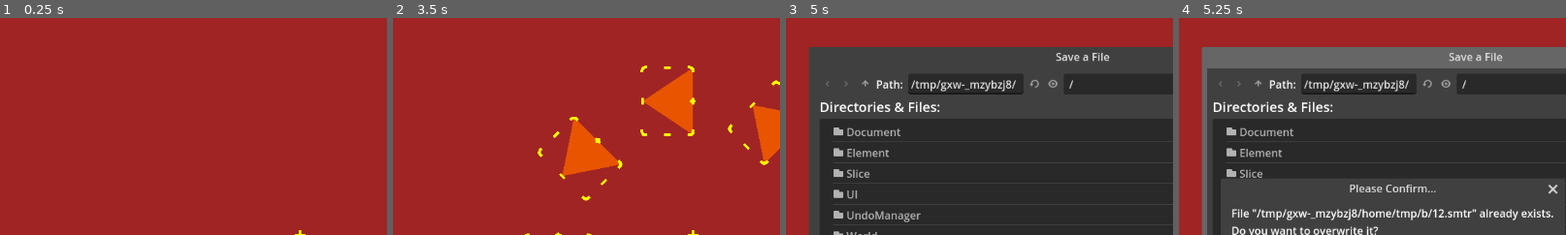
Above: before the commit, frames 1-4 (left to right).
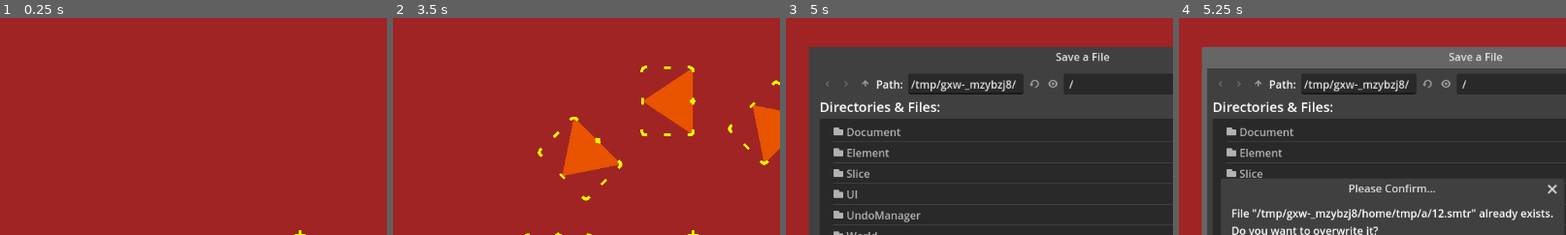
Above: after the commit, the same moments.

Repository: zoeesilcock/symmetar
Game: Godot game, scene res://Main.tscn
The game is run twice, just before and just after one commit, with the same random seed, the same clock (stepped at 60 frames per second) and the same inputs.
Inputs (mouse positions are % of the whole screen's width and height, from its top left):
- Up to frame 1 (0.25 s): no input
- Up to frame 2 (3.5 s): click "Clear" at 0.5 s; click "Add" at 1.25 s; click "Undo" at 2 s; click "Redo" at 2.75 s
- Up to frame 3 (5 s): click "Save" at 3.5 s; click (48, 81) at 4.27 s; type "12" at 4.35 s
- Up to frame 4 (5.25 s): click "OK" at 5 s
The pictures show only the part of the screen within x 22-72%, y 0-50%; the shares and areas given below are measured in that part.

Frames 1-3 are identical in both runs. In frame 4, 1.0% of the frame differs, in the area x 43-98%, y 76-94%.

Commit message:
Define relative positions for widgets as exports rather than hardcoding them

Diff:
--- a/Slice/Slice.gd
+++ b/Slice/Slice.gd
@@ -50,7 +50,7 @@
 
 	ui_state.selection_changed.connect(_on_selection_changed)
 	_connect_widget_signals()
-	slice_widgets.update_widget_positions(polygon)
+	slice_widgets.update_widget_positions(_get_rect())
 
 func _connect_widget_signals() -> void:
 	for rotation_widget : SliceWidget in slice_widgets.rotation_widgets:
@@ -151,3 +151,11 @@
 		point,
 		polygon.get_polygon() * Transform2D(-rotation, Vector2.ZERO)
 	)
+
+# Calculate the extents of the shape.
+func _get_rect() -> Rect2:
+	var rect : Rect2 = Rect2()
+	for vector : Vector2 in polygon.polygon:
+		rect = rect.expand(vector)
+
+	return rect
--- a/Slice/SliceWidget.gd
+++ b/Slice/SliceWidget.gd
@@ -5,6 +5,7 @@
 @export var ui_state : UIState
 @export var shape : Polygon2D
 @export var selection : Polygon2D
+@export var relative_position : Vector2
 
 # Signals
 signal drag_started(event : InputEvent, world_position : Vector2)
@@ -19,6 +20,9 @@
 func _ready() -> void:
 	view_to_world = get_canvas_transform().affine_inverse()
 	viewport = get_viewport()
+
+func update_position(rect : Rect2) -> void:
+	position = rect.position + relative_position * rect.size
 
 func _unhandled_input(event : InputEvent) -> void:
 	if event is InputEventMouse:
--- a/Slice/SliceWidgets.gd
+++ b/Slice/SliceWidgets.gd
@@ -6,20 +6,11 @@
 @export var rotation_widgets : Array[SliceWidget]
 @export var scale_widgets : Array[SliceWidget]
 
-func update_widget_positions(polygon : Polygon2D) -> void:
-	# Calculate the extents of the shape.
-	var rect : Rect2 = Rect2()
-	for vector : Vector2 in polygon.polygon:
-		rect = rect.expand(vector)
-
+func update_widget_positions(rect : Rect2) -> void:
 	pivot_widget.position = Vector2.ZERO
 
-	rotation_widgets[0].position = rect.position
-	rotation_widgets[1].position = rect.position + Vector2(rect.size.x, 0)
-	rotation_widgets[2].position = rect.position + Vector2(0, rect.size.y)
-	rotation_widgets[3].position = rect.end
+	for rotation_widget in rotation_widgets:
+		rotation_widget.update_position(rect)
 
-	scale_widgets[0].position = rect.position + Vector2(0, rect.size.y / 2)
-	scale_widgets[1].position = rect.position + Vector2(rect.size.x / 2, 0)
-	scale_widgets[2].position = rect.position + Vector2(rect.size.x, rect.size.y / 2)
-	scale_widgets[3].position = rect.position + Vector2(rect.size.x / 2, rect.size.y)
+	for scale_widget in scale_widgets:
+		scale_widget.update_position(rect)
--- a/Slice/SliceWidgets.tscn
+++ b/Slice/SliceWidgets.tscn
@@ -17,27 +17,34 @@
 [node name="RotationTopRight" parent="." instance=ExtResource("2_tcrgx")]
 position = Vector2(50, -50)
 rotation = 1.5708
+relative_position = Vector2(1, 0)
 
 [node name="RotationBottomLeft" parent="." instance=ExtResource("2_tcrgx")]
 position = Vector2(-50, 50)
 rotation = -1.5708
+relative_position = Vector2(0, 1)
 
 [node name="RotationBottomRight" parent="." instance=ExtResource("2_tcrgx")]
 position = Vector2(50, 50)
 rotation = 3.14159
+relative_position = Vector2(1, 1)
 
 [node name="ScaleLeft" parent="." instance=ExtResource("3_usw6y")]
 position = Vector2(-50, 0)
+relative_position = Vector2(0, 0.5)
 
 [node name="ScaleTop" parent="." instance=ExtResource("3_usw6y")]
 position = Vector2(0, -50)
 rotation = 1.5708
+relative_position = Vector2(0.5, 0)
 
 [node name="ScaleRight" parent="." instance=ExtResource("3_usw6y")]
 position = Vector2(50, 0)
+relative_position = Vector2(1, 0.5)
 
 [node name="ScaleBottom" parent="." instance=ExtResource("3_usw6y")]
 position = Vector2(0, 50)
 rotation = 1.5708
+relative_position = Vector2(0.5, 1)
 
 [node name="Pivot" parent="." instance=ExtResource("2_ds0wl")]
